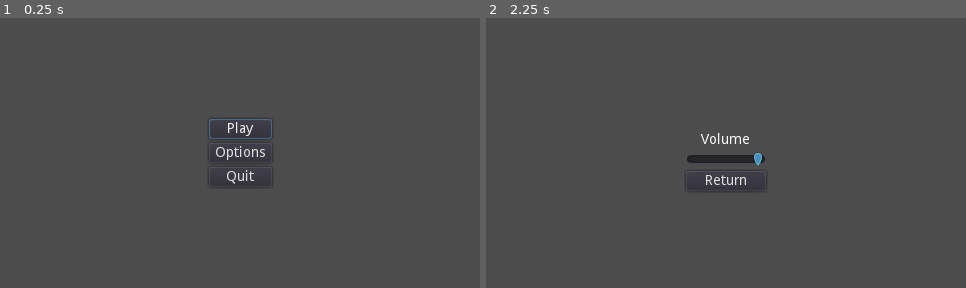
Above: before the commit, frames 1-2 (left to right).
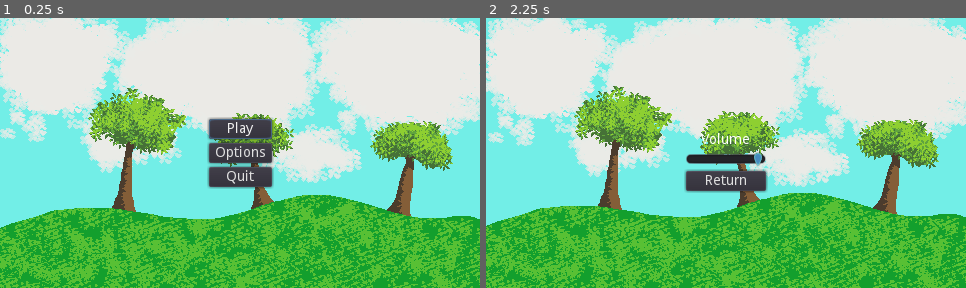
Above: after the commit, the same moments.

Repository: TomHensel/Gmtk-2022
Game: Godot game, scene res://Scenes/Main.tscn
Two runs of this game, one before a commit and one after it. Both use one fixed random seed, a clock stepped at 60 frames per second and the inputs below.
Inputs:
- Up to frame 1 (0.25 s): no input
- Up to frame 2 (2.25 s): click "Options" at 0.5 s; click "Return" at 1.25 s; click "Options" at 2 s

The runs differ from the first frame. In frame 1, 97% of the frame differs, in the area x 0-100%, y 0-100%; in frame 2, 98%.

Commit message:
changed menu

Diff:
--- a/Scenes/Menu/Menu.tscn
+++ b/Scenes/Menu/Menu.tscn
@@ -1,6 +1,8 @@
-[gd_scene load_steps=2 format=2]
+[gd_scene load_steps=4 format=2]
 
 [ext_resource path="res://Scripts/Menu.gd" type="Script" id=1]
+[ext_resource path="res://Assets/World/Background1.png" type="Texture" id=2]
+[ext_resource path="res://Assets/World/Background2.png" type="Texture" id=3]
 
 [node name="Menu" type="Control"]
 anchor_right = 1.0
@@ -36,6 +38,14 @@
 margin_bottom = 68.0
 text = "Quit"
 
+[node name="Background2" type="Sprite" parent="."]
+position = Vector2( 253, 123 )
+texture = ExtResource( 3 )
+
+[node name="Background1" type="Sprite" parent="."]
+position = Vector2( 253, 146 )
+texture = ExtResource( 2 )
+
 [connection signal="pressed" from="CanvasLayer/VBoxContainer/StartButton" to="." method="_on_StartButton_pressed"]
 [connection signal="pressed" from="CanvasLayer/VBoxContainer/OptionsButton" to="." method="_on_OptionsButton_pressed"]
 [connection signal="pressed" from="CanvasLayer/VBoxContainer/QuitButton" to="." method="_on_QuitButton_pressed"]
--- a/Scenes/Menu/Options.tscn
+++ b/Scenes/Menu/Options.tscn
@@ -1,6 +1,8 @@
-[gd_scene load_steps=2 format=2]
+[gd_scene load_steps=4 format=2]
 
 [ext_resource path="res://Scripts/Options.gd" type="Script" id=1]
+[ext_resource path="res://Assets/World/Background1.png" type="Texture" id=2]
+[ext_resource path="res://Assets/World/Background2.png" type="Texture" id=3]
 
 [node name="Options" type="Control"]
 anchor_right = 1.0
@@ -38,5 +40,13 @@
 margin_bottom = 58.0
 text = "Return"
 
+[node name="Background2" type="Sprite" parent="."]
+position = Vector2( 255, 127 )
+texture = ExtResource( 3 )
+
+[node name="Background1" type="Sprite" parent="."]
+position = Vector2( 253, 144 )
+texture = ExtResource( 2 )
+
 [connection signal="value_changed" from="CanvasLayer/VBoxContainer/VolumeSlider" to="." method="_on_VolumeSlider_value_changed"]
 [connection signal="pressed" from="CanvasLayer/VBoxContainer/ReturnButton" to="." method="_on_ReturnButton_pressed"]
